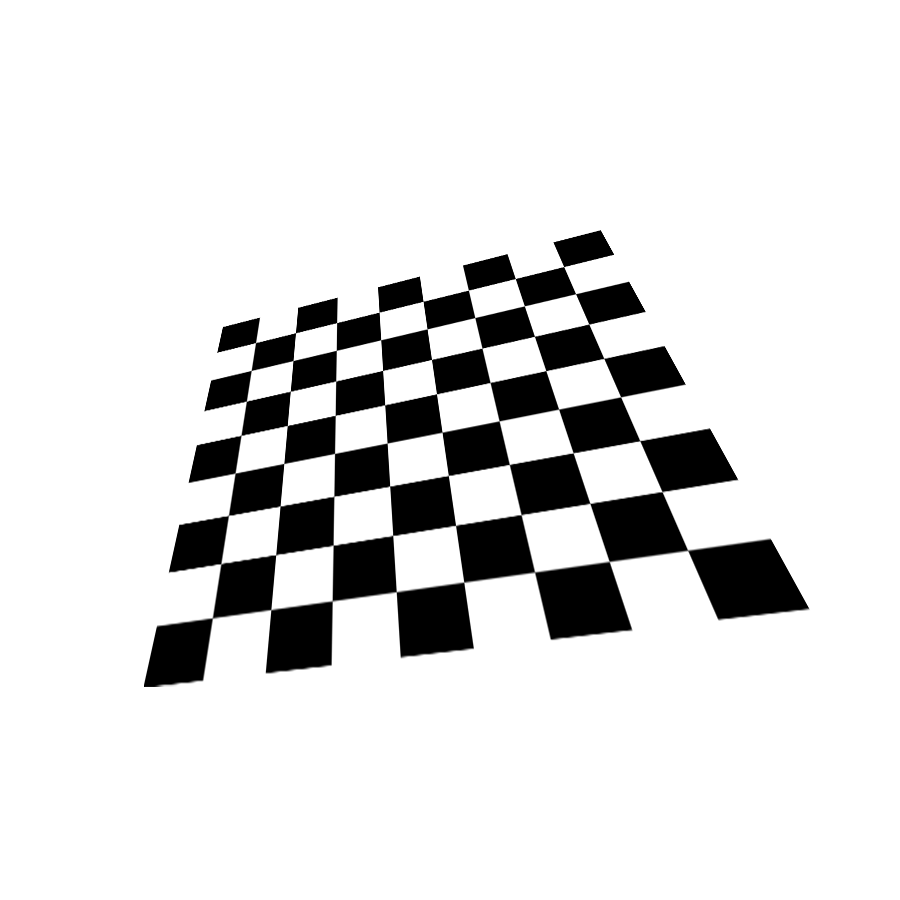
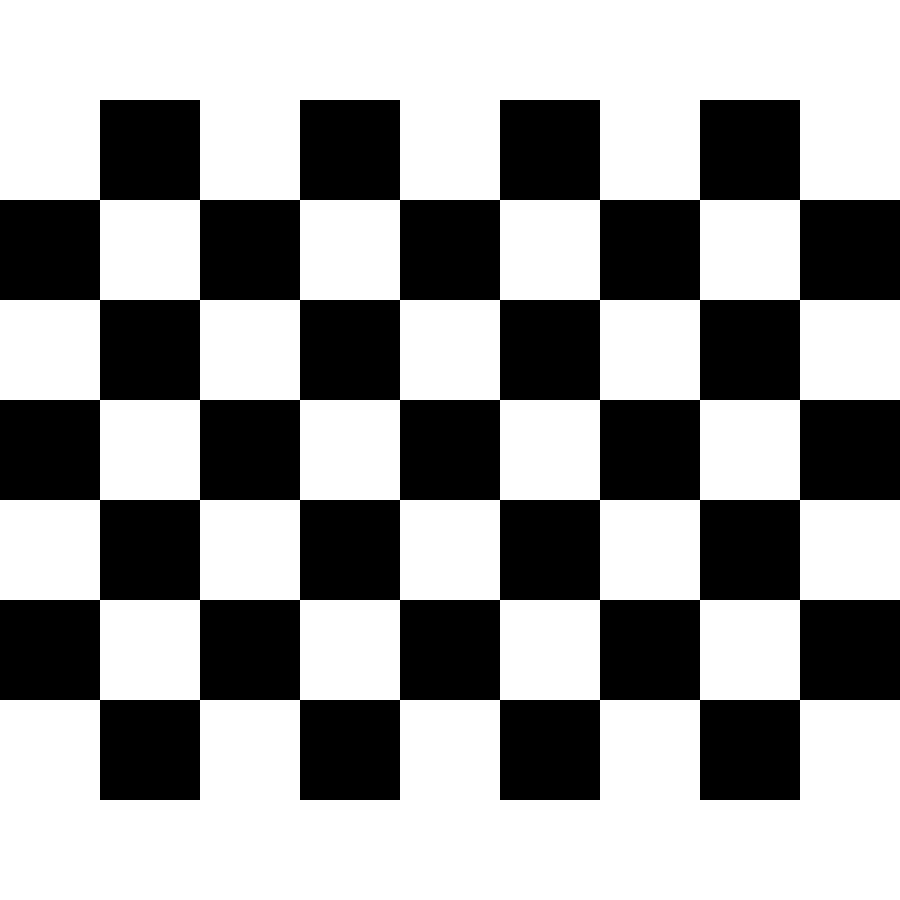
Layered file, before and after one edit (900x900). Changes by layer:
added layer "图层 3" above "图层 2 副本" over <box>0,100,900,800</box>
hid "图层 2 副本" over <box>144,230,811,687</box>
showed "图层 2" over <box>0,100,900,800</box>
